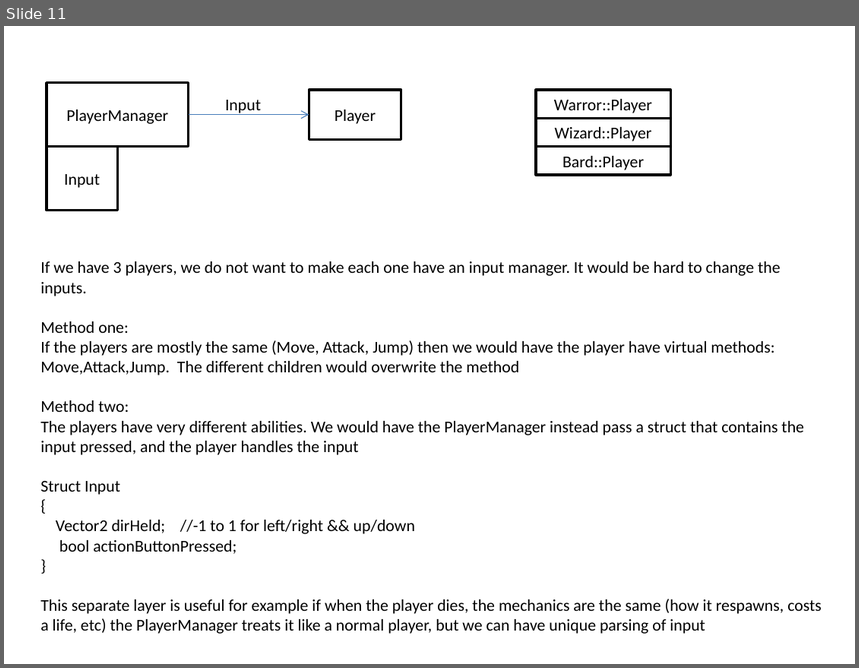
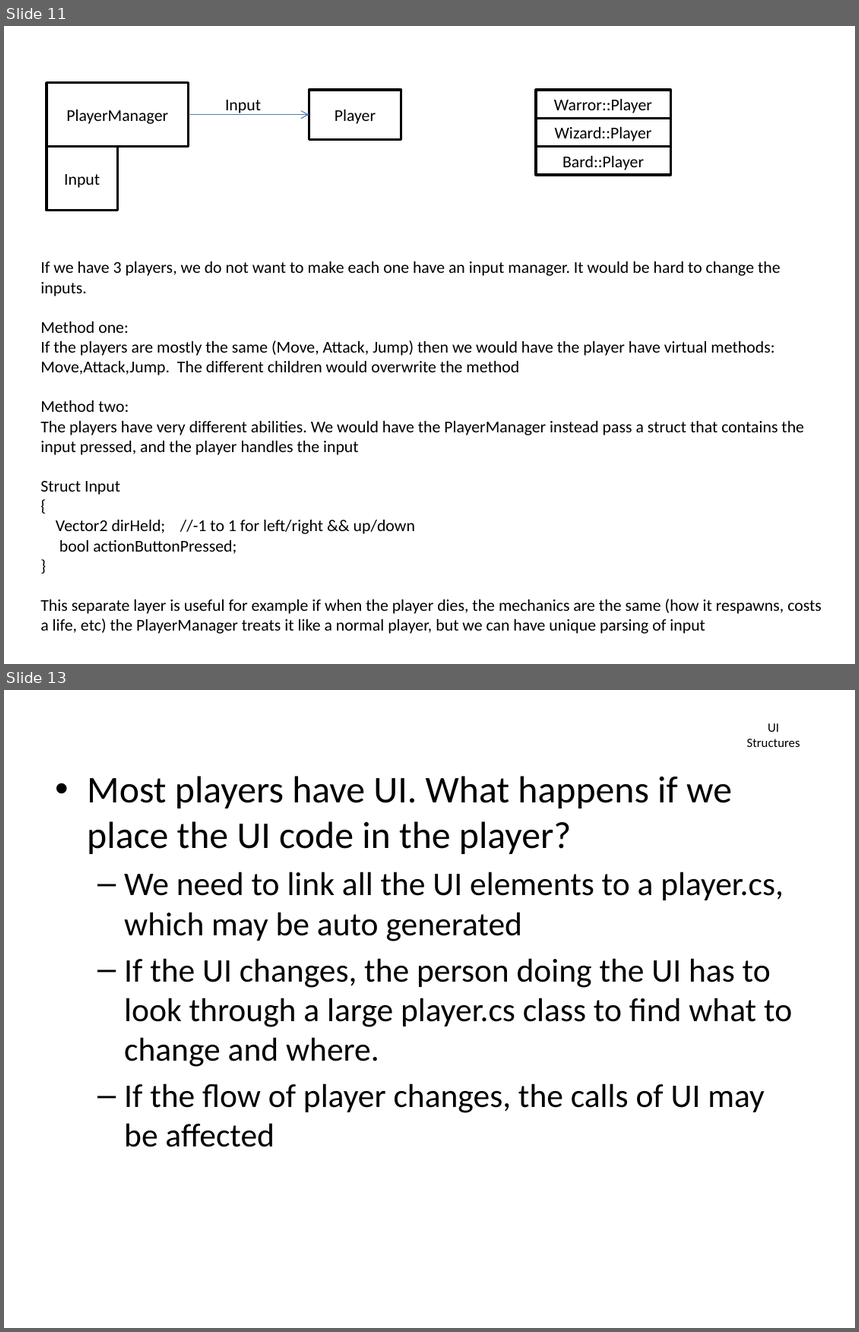
Before and after one commit to mattstg/GoopSoupV2, a slide deck: Docs/FlowPresentation.pptx. Shown one above the other, each under a label of ours: slide 11 before the commit, slides 11 and 13 after it; the slides between them are not shown. The pictures are 859x668 and 859x1332 pixels, drawn with LibreOffice and Linux fonts; fonts in the diff are those of the drawing. Boxes give left, top, right and bottom in pixels: in the first picture for what was removed or moved away, otherwise in the second. Text is boxed around its words. In the diff, an @@ line names an element or a change of style, - is before the commit and + after.

```diff
--- a/Docs/FlowPresentation.pptx
+++ b/Docs/FlowPresentation.pptx
@@ slide 13 added at (4,690,855,1328), background #FFFFFF @@
@@ title added at (747,723,800,747), 10.8 pt, text #000000 @@
+UI Structures
@@ text added at (87,776,792,1148), 28 pt, text #000000 @@
+• Most players have UI. What happens if we place the UI code in the player?
+  – We need to link all the UI elements to a player.cs, which may be auto generated
+  – If the UI changes, the person doing the UI has to look through a large player.cs class to find what to change and where.
+  – If the flow of player changes, the calls of UI may be affected
```
Also in this commit, not shown: 1 slide changed, 1 other slide added, 6 other files.
